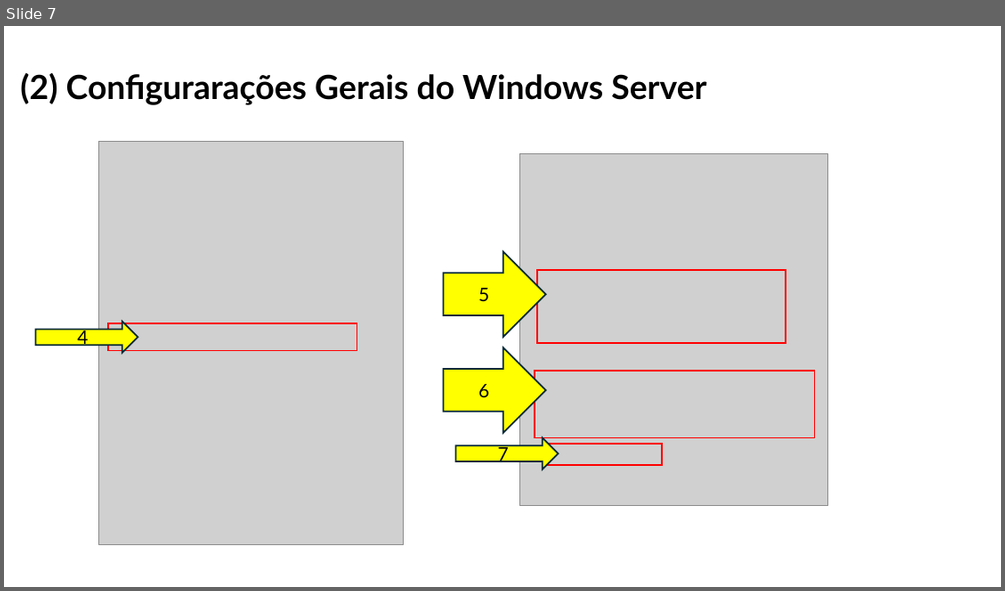
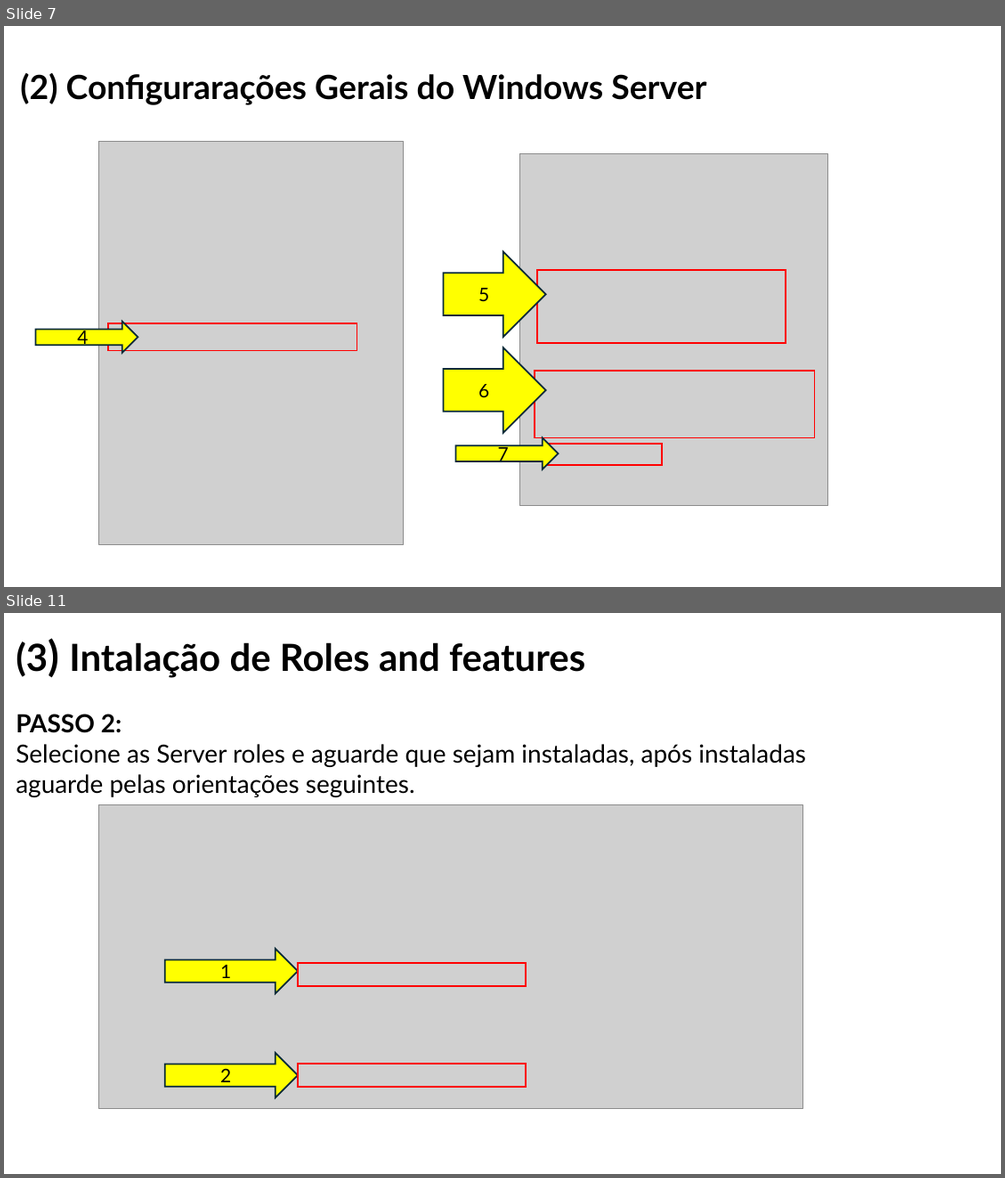
Before and after one commit to orlandonss/TrabalhoSR2, a slide deck: Relatorio_Tutoriais_Workshop/WORKSHOP WINDOWS AD DS & LINUX SERVICES.pptx. Shown one above the other, each under a label of ours: slide 7 before the commit, slides 7 and 11 after it; the slides between them are not shown. The pictures are 1005x591 and 1005x1178 pixels, drawn with LibreOffice and Linux fonts; fonts in the diff are those of the drawing; grey boxes stand for pictures. Boxes give left, top, right and bottom in pixels: in the first picture for what was removed or moved away, otherwise in the second. Text is boxed around its words. In the diff, an @@ line names an element or a change of style, - is before the commit and + after.

```diff
--- a/Relatorio_Tutoriais_Workshop/WORKSHOP WINDOWS AD DS & LINUX SERVICES.pptx
+++ b/Relatorio_Tutoriais_Workshop/WORKSHOP WINDOWS AD DS & LINUX SERVICES.pptx
@@ slide 11 added at (4,613,1001,1174), background #FFFFFF @@
@@ title added at (16,641,585,678), 36 pt, text #000000, bold @@
+(3) Intalação de Roles and features
@@ text added at (16,714,806,797), 24 pt, text #000000 @@
+PASSO 2:
+Selecione as Server roles e aguarde que sejam instaladas, após instaladas aguarde pelas orientações seguintes.
@@ picture added at (98,805,802,1108) @@
@@ right arrow added at (165,949,297,994), fill #FFFF00, outline #092A39 1.5 pt, 18 pt, text #000000 @@
+1
@@ rectangle added at (298,963,526,986), outline #FF0000 1.5 pt @@
@@ right arrow added at (165,1053,297,1097), fill #FFFF00, outline #092A39 1.5 pt, 18 pt, text #000000 @@
+2
@@ rectangle added at (298,1063,526,1086), outline #FF0000 1.5 pt @@
```
Also in this commit, not shown: 3 slides changed, 10 other slides added, 2 slides removed, 1 other file.
